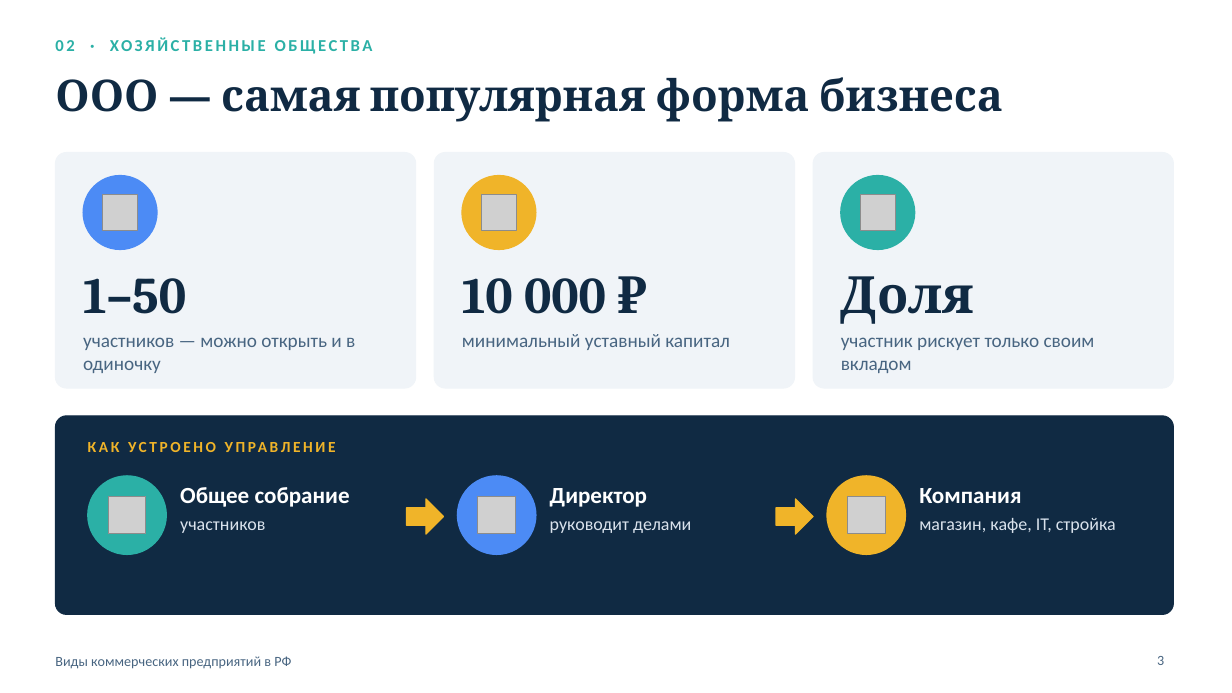
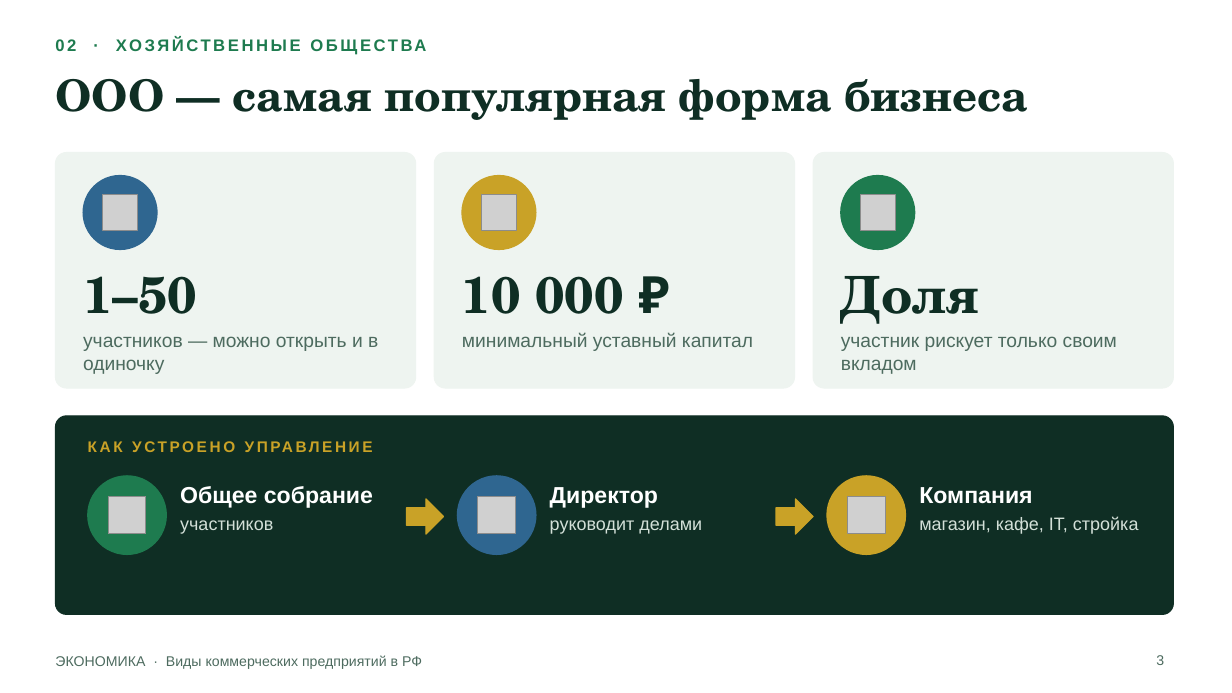
Before and after one commit to pwrnr4cts8-collab/musor, a slide deck: slide 3 of vidy_predpriyatiy/Виды_коммерческих_предприятий_РФ.pptx. Drawn at 1232x693 pixels with LibreOffice and Linux fonts; fonts in the diff are those of the drawing; grey boxes stand for pictures; background and template pictures are left out. Boxes give left, top, right and bottom in pixels: in the first picture for what was removed or moved away, otherwise in the second. Text is boxed around its words. In the diff, an @@ line names an element or a change of style, - is before the commit and + after.

```diff
--- a/vidy_predpriyatiy/Виды_коммерческих_предприятий_РФ.pptx
+++ b/vidy_predpriyatiy/Виды_коммерческих_предприятий_РФ.pptx
@@ text "02 · ХОЗЯЙСТВЕННЫЕ ОБЩЕСТВА" at [55, 39, 76, 51]: font Calibri to Arial, text colour #2BB0A6 to #1E7B4F @@
@@ ellipse at [83, 176, 157, 250]: fill #4C8BF5 to #2F6690; outline #4C8BF5 1 pt to #2F6690 1 pt @@
@@ fill #F0F4F8 to #EEF4F0; outline #F0F4F8 0.75 pt to #EEF4F0 0.75 pt in 3 elements at [55, 152, 416, 388], [434, 152, 795, 388], [813, 152, 1174, 388] @@
@@ ellipse at [841, 176, 915, 250]: fill #2BB0A6 to #1E7B4F; outline #2BB0A6 1 pt to #1E7B4F 1 pt @@
@@ font Cambria to TeX Gyre Schola, text colour #102A43 to #0F2E24 in 4 elements at [55, 79, 1028, 120], [83, 276, 197, 314], [462, 276, 623, 314], [841, 276, 979, 324] @@
@@ rounded rectangle at [55, 416, 1174, 615]: fill #102A43 to #0F2E24; outline #102A43 0.75 pt to #0F2E24 0.75 pt @@
@@ text "КАК УСТРОЕНО УПРАВЛЕНИЕ" at [88, 433, 642, 460]: font Calibri to Arial, text colour #F0B429 to #C9A227 @@
@@ ellipse at [88, 476, 166, 555]: fill #2BB0A6 to #1E7B4F; outline #2BB0A6 1 pt to #1E7B4F 1 pt @@
@@ ellipse at [457, 476, 536, 555]: fill #4C8BF5 to #2F6690; outline #4C8BF5 1 pt to #2F6690 1 pt @@
@@ fill #F0B429 to #C9A227; outline #F0B429 1 pt to #C9A227 1 pt in 4 elements at [462, 176, 536, 250], [407, 499, 444, 534], [776, 499, 813, 534], [827, 476, 906, 555] @@
@@ font Calibri to Arial in 3 elements at [180, 486, 373, 508], [550, 487, 658, 508], [919, 487, 1032, 504] @@
@@ font Calibri to Arial, text colour #D9E2EC to #D3E0D8 in 3 elements at [180, 520, 273, 534], [550, 520, 702, 534], [919, 516, 1139, 534] @@
@@ text at [55, 655, 422, 669]: text changed; font Calibri to Arial; text colour #486581 to #4D6B5F @@
-Виды коммерческих предприятий в РФ
+ЭКОНОМИКА · Виды коммерческих предприятий в РФ
@@ font Calibri to Arial, text colour #486581 to #4D6B5F in 4 elements at [83, 336, 378, 374], [462, 332, 753, 351], [841, 336, 1117, 374], [1156, 655, 1164, 665] @@
```
Also in this commit, not shown: 7 other slides changed, 1 other file.
